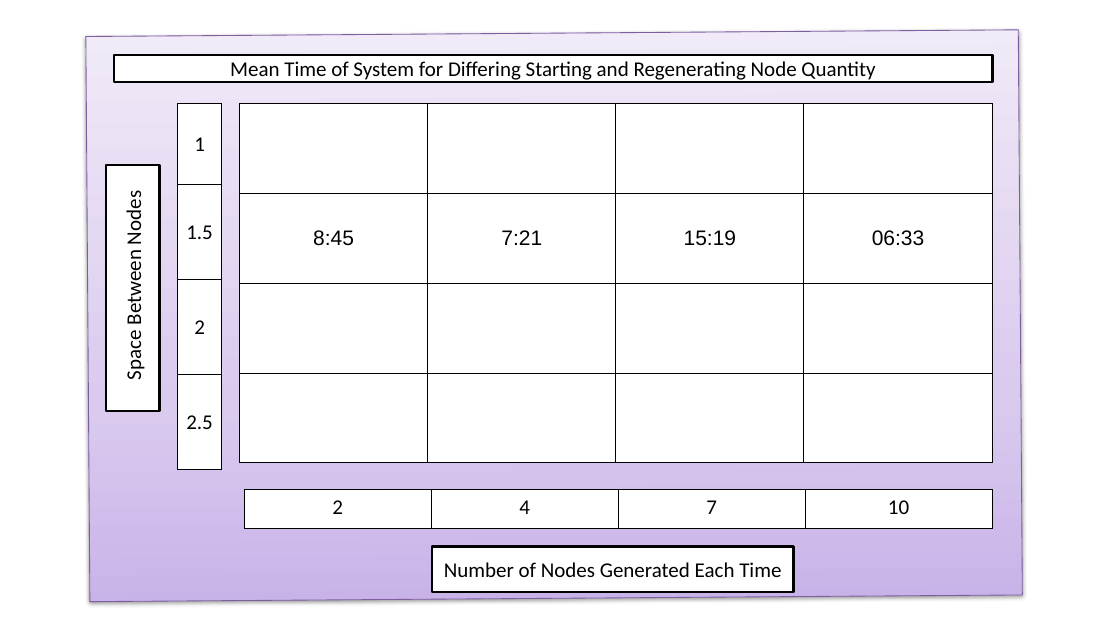
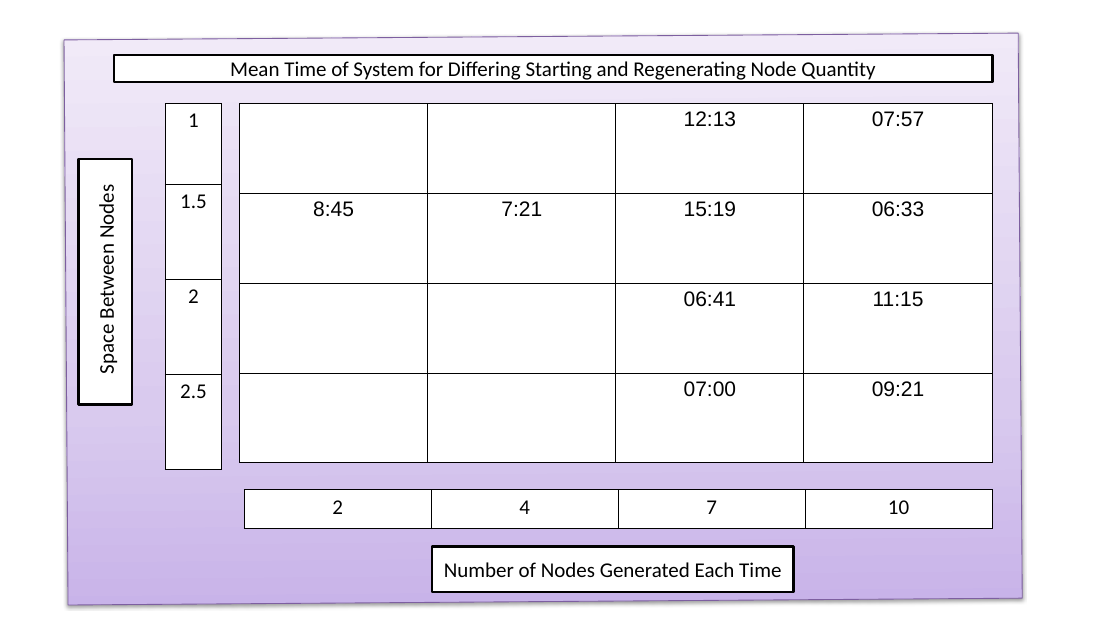
Before and after one commit to Jisha-George/AutonomousRoboticSystem, a slide deck: slide 4 of Test.pptx. Drawn at 1120x630 pixels with LibreOffice and Linux fonts; fonts in the diff are those of the drawing. Boxes give left, top, right and bottom in pixels: in the first picture for what was removed or moved away, otherwise in the second. Text is boxed around its words. In the diff, an @@ line names an element or a change of style, - is before the commit and + after.

```diff
--- a/Test.pptx
+++ b/Test.pptx
@@ rectangle: place and size @@
-rectangle at <box>86,30,1023,601</box>
+rectangle at <box>64,34,1023,606</box>
@@ rectangle at <box>64,34,1023,606</box>: outline #7D60A0 0.75 pt to #7D5FA0 0.75 pt @@
@@ table: place and size @@
-table at <box>177,103,222,470</box>
+table at <box>166,103,222,470</box>
@@ table at <box>239,103,992,463</box> @@
-row 1, column 3: 
+row 1, column 3: 12:13
-row 1, column 4: 
+row 1, column 4: 07:57
-row 3, column 3: 
+row 3, column 3: 06:41
-row 3, column 4: 
+row 3, column 4: 11:15
-row 4, column 3: 
+row 4, column 3: 07:00
-row 4, column 4: 
+row 4, column 4: 09:21
@@ rectangle "Space Between Nodes": place and size @@
-rectangle "Space Between Nodes" at <box>106,165,160,411</box>
+rectangle "Space Between Nodes" at <box>79,158,132,405</box>
```
Also in this commit, not shown: 5 other slides changed, 3 other files.
